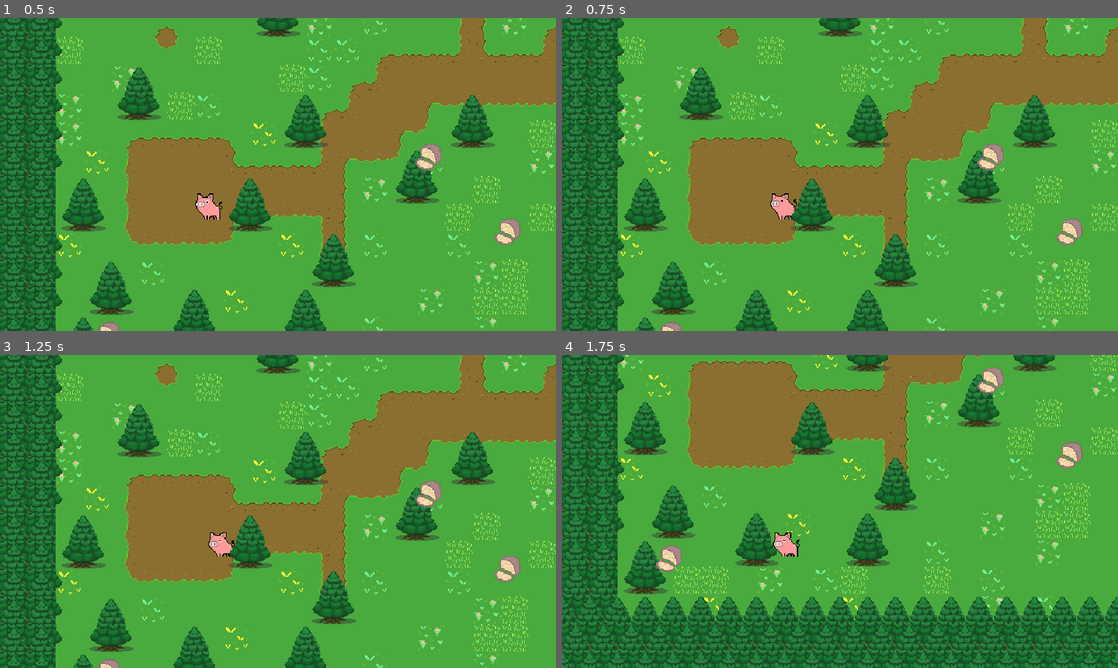
Above: before the commit, frames 1-4 (two rows, left to right).
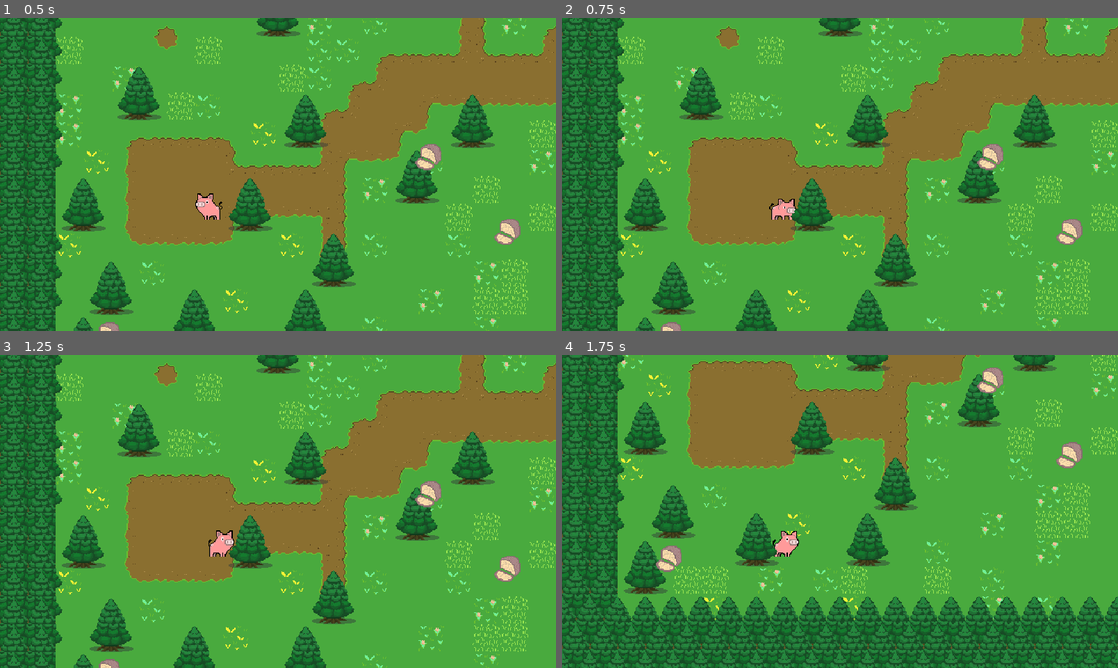
Above: after the commit, the same moments.

Repository: tedosuji/hotncold
Game: Godot game, scene res://src/Main.tscn
Two runs of this game, one before a commit and one after it. Both use one fixed random seed, a clock stepped at 60 frames per second and the inputs below.
Inputs:
- Up to frame 1 (0.5 s): no input
- Up to frame 2 (0.75 s): hold Right (move_right) from 0.53 s (still down); hold Space (action) from 0.53 s (still down)
- Up to frame 3 (1.25 s): keep holding Right (move_right); keep holding Space (action); tap Z (dig) at 0.8 s
- Up to frame 4 (1.75 s): release Right (move_right) at 1.28 s; release Space (action) at 1.28 s; hold Down (move_down) from 1.28 s (still down); tap Z (dig) at 1.35 s; tap Space (action) at 1.55 s

Frame 1 is identical in both runs. In frame 2, 0.2% of the frame differs, in the area x 37-43%, y 56-65%; in frame 3, 0.2%; in frame 4, 0.2%.

Commit message:
fixed animation/ added dig

Diff:
--- a/src/pigPlayer/pigPlayer2.gd
+++ b/src/pigPlayer/pigPlayer2.gd
@@ -9,14 +9,32 @@
 # Get the gravity from the project settings to be synced with RigidBody nodes.
 var direction : Vector2 = Vector2.ZERO
 
-func handleInput():
-	var movedirection = Input.get_vector("move_left", "move_right", "move_up", "move_down")
-	velocity = movedirection * SPEED
+func _ready():
+	animation_tree.active = true
 
 func updateAnimation():
-	animation_tree.set("parameters/walk/blend_position", direction.x)
+	if direction.x != 0:
+		animation_tree.set("parameters/walk/blend_position", direction.x)
+	else:
+		animation_tree.set("parameters/walk/blend_position", direction.y)
 
 func _physics_process(delta):
-	handleInput()
+	direction = Input.get_vector("move_left", "move_right", "move_up", "move_down")
+	velocity = direction * SPEED
+
+	var state_machine = $AnimationTree.get("parameters/playback")
+
+	state_machine.travel("walk")
+	if direction.x < 0:
+		sprite.flip_h = false
+
+	elif direction.x > 0:
+		sprite.flip_h = true
+
+	#if direction.y != 0:
+		#state_machine.travel("walk")
+	if Input.is_action_pressed("action"):
+		state_machine.travel("dig")
+
 	move_and_slide()
 	updateAnimation()
--- a/src/pigPlayer/pig_player_2.tscn
+++ b/src/pigPlayer/pig_player_2.tscn
@@ -152,31 +152,40 @@
 "walk": SubResource("Animation_qfk2r")
 }
 
-[sub_resource type="AnimationNodeAnimation" id="AnimationNodeAnimation_vo7tu"]
+[sub_resource type="AnimationNodeAnimation" id="AnimationNodeAnimation_svxlt"]
+animation = &"dig"
+
+[sub_resource type="AnimationNodeAnimation" id="AnimationNodeAnimation_pkrrt"]
 animation = &"idle"
 
-[sub_resource type="AnimationNodeAnimation" id="AnimationNodeAnimation_seg3d"]
+[sub_resource type="AnimationNodeAnimation" id="AnimationNodeAnimation_nt8x8"]
 animation = &"walk"
 
-[sub_resource type="AnimationNodeAnimation" id="AnimationNodeAnimation_mife1"]
+[sub_resource type="AnimationNodeAnimation" id="AnimationNodeAnimation_ns0wp"]
 animation = &"walk"
 
-[sub_resource type="AnimationNodeBlendSpace1D" id="AnimationNodeBlendSpace1D_d2524"]
-blend_point_0/node = SubResource("AnimationNodeAnimation_vo7tu")
+[sub_resource type="AnimationNodeBlendSpace1D" id="AnimationNodeBlendSpace1D_kyjkr"]
+blend_point_0/node = SubResource("AnimationNodeAnimation_pkrrt")
 blend_point_0/pos = 0.0
-blend_point_1/node = SubResource("AnimationNodeAnimation_seg3d")
+blend_point_1/node = SubResource("AnimationNodeAnimation_nt8x8")
 blend_point_1/pos = 1.0
-blend_point_2/node = SubResource("AnimationNodeAnimation_mife1")
+blend_point_2/node = SubResource("AnimationNodeAnimation_ns0wp")
 blend_point_2/pos = -1.0
 blend_mode = 1
 
-[sub_resource type="AnimationNodeStateMachineTransition" id="AnimationNodeStateMachineTransition_2ko71"]
-advance_mode = 2
-
-[sub_resource type="AnimationNodeStateMachine" id="AnimationNodeStateMachine_3mwcx"]
-states/walk/node = SubResource("AnimationNodeBlendSpace1D_d2524")
-states/walk/position = Vector2(352, 67)
-transitions = ["Start", "walk", SubResource("AnimationNodeStateMachineTransition_2ko71")]
+[sub_resource type="AnimationNodeStateMachineTransition" id="AnimationNodeStateMachineTransition_k5kwi"]
+
+[sub_resource type="AnimationNodeStateMachineTransition" id="AnimationNodeStateMachineTransition_cea0i"]
+
+[sub_resource type="AnimationNodeStateMachineTransition" id="AnimationNodeStateMachineTransition_i1r2o"]
+
+[sub_resource type="AnimationNodeStateMachine" id="AnimationNodeStateMachine_fhhqh"]
+states/dig/node = SubResource("AnimationNodeAnimation_svxlt")
+states/dig/position = Vector2(368, -20)
+states/walk/node = SubResource("AnimationNodeBlendSpace1D_kyjkr")
+states/walk/position = Vector2(368, 88)
+transitions = ["Start", "walk", SubResource("AnimationNodeStateMachineTransition_k5kwi"), "walk", "dig", SubResource("AnimationNodeStateMachineTransition_cea0i"), "dig", "walk", SubResource("AnimationNodeStateMachineTransition_i1r2o")]
+graph_offset = Vector2(35, -69)
 
 [sub_resource type="AnimationNodeStateMachinePlayback" id="AnimationNodeStateMachinePlayback_niu1f"]
 
@@ -186,8 +195,8 @@
 script = ExtResource("1_dm5fd")
 
 [node name="Sprite2D" type="Sprite2D" parent="."]
-texture = ExtResource("2_6tecd")
-hframes = 6
+texture = ExtResource("3_6q4qq")
+hframes = 11
 
 [node name="AnimationPlayer" type="AnimationPlayer" parent="."]
 libraries = {
@@ -195,10 +204,10 @@
 }
 
 [node name="AnimationTree" type="AnimationTree" parent="."]
-tree_root = SubResource("AnimationNodeStateMachine_3mwcx")
+tree_root = SubResource("AnimationNodeStateMachine_fhhqh")
 anim_player = NodePath("../AnimationPlayer")
 parameters/playback = SubResource("AnimationNodeStateMachinePlayback_niu1f")
-parameters/walk/blend_position = -0.00321025
+parameters/walk/blend_position = 0
 
 [node name="CollisionShape2D" type="CollisionShape2D" parent="."]
 shape = SubResource("RectangleShape2D_qwl5k")
Not shown: 1 places in src/pigPlayer/pig_player_2.tscn that only renumber resources
